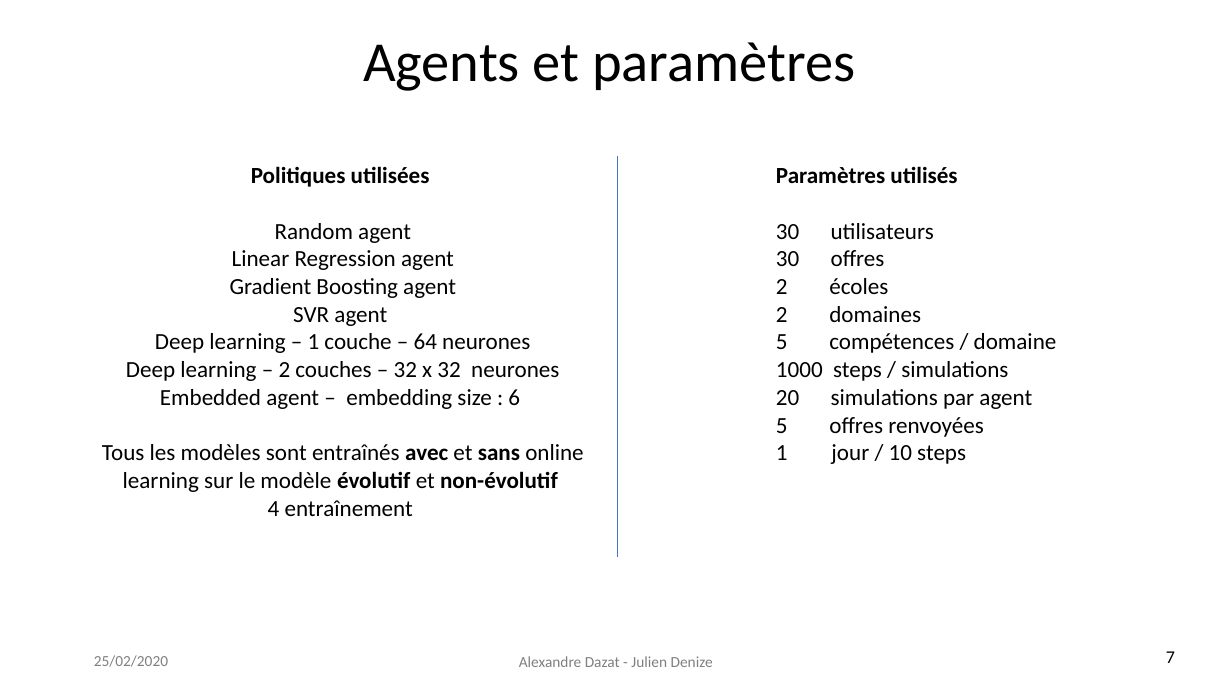
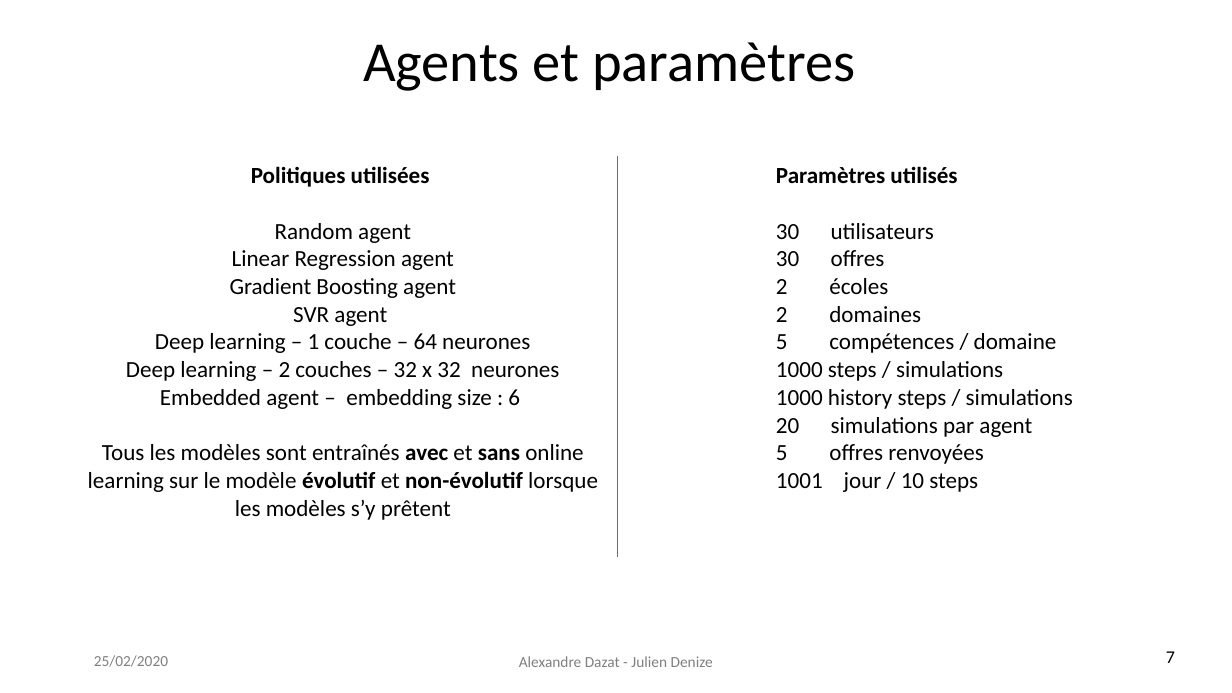
Before and after one commit to juliendenize/Linkedin-IA316-2020, a slide deck: slide 7 of IA316_Linkdn.pptx. Drawn at 1232x693 pixels with LibreOffice and Linux fonts; fonts in the diff are those of the drawing; background and template pictures are left out. Boxes give left, top, right and bottom in pixels: in the first picture for what was removed or moved away, otherwise in the second. Text is boxed around its words. In the diff, an @@ line names an element or a change of style, - is before the commit and + after.

```diff
--- a/IA316_Linkdn.pptx
+++ b/IA316_Linkdn.pptx
@@ text at (776,361,1073,409): text changed @@
-1000 steps / simulations
+1000 steps / simulations
+1000 history steps / simulations
@@ text at (88,444,598,520): text changed @@
-Tous les modèles sont entraînés avec et sans online learning sur le modèle évolutif et non-évolutif
-4 entraînement
+Tous les modèles sont entraînés avec et sans online learning sur le modèle évolutif et non-évolutif lorsque les modèles s’y prêtent
```
Also in this commit, not shown: 3 other slides changed, 1 slide added, 2 other files.
